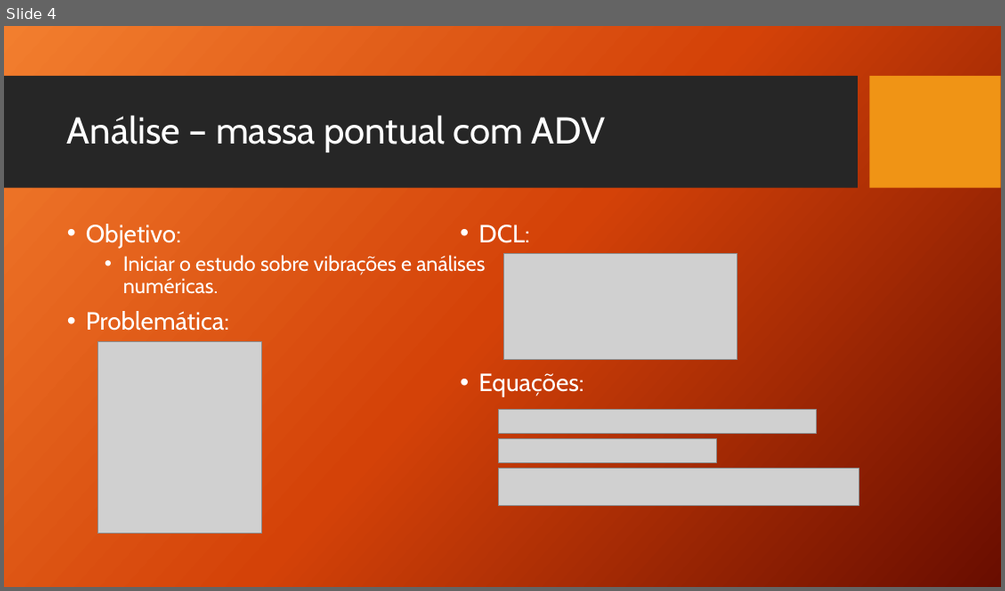
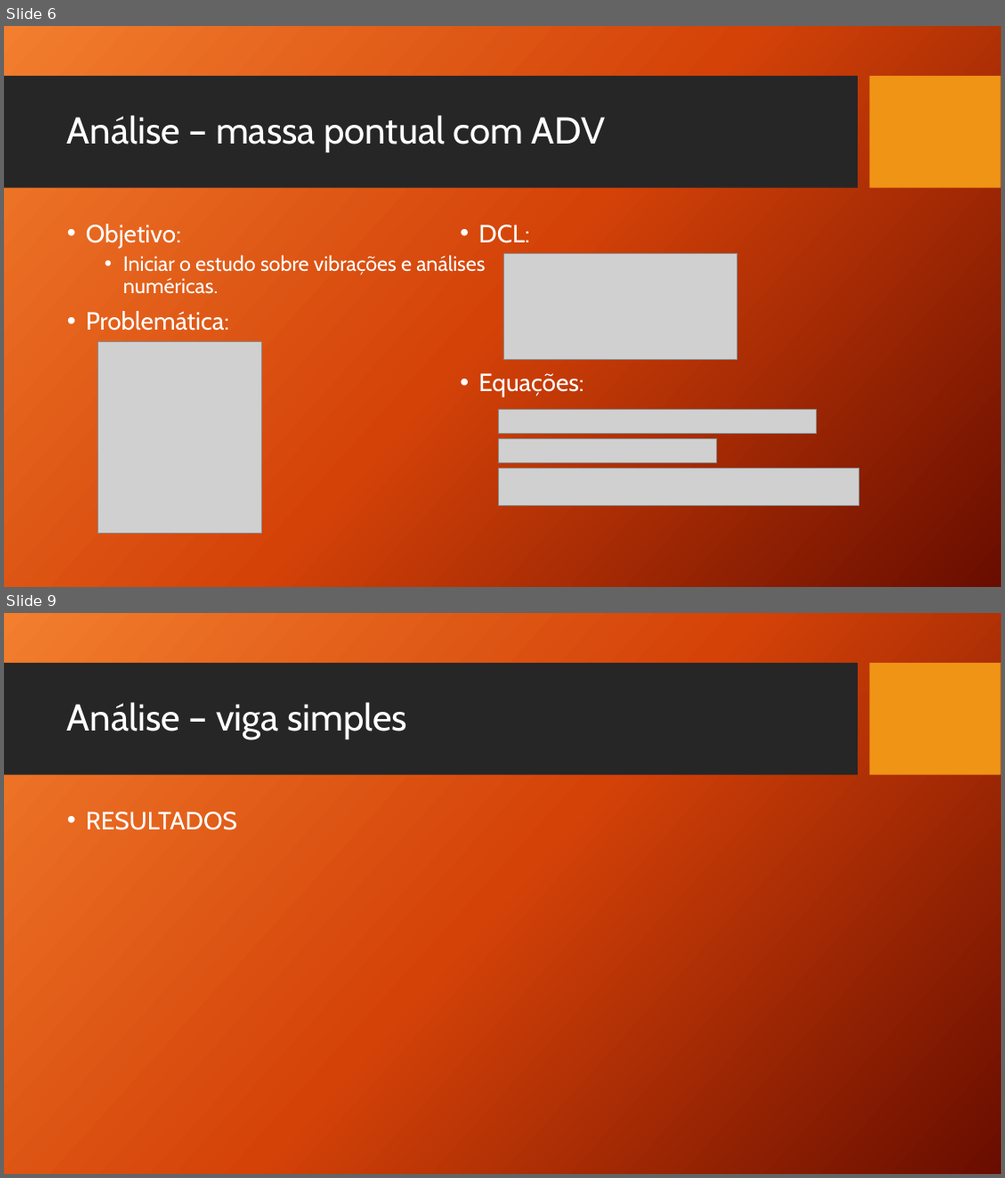
Before and after one commit to Meello/IC_Vibra-es, a slide deck: Apresentação/Iniciação científica em análise de vibrações em vigas.pptx. Shown one above the other, each under a label of ours: slide 4 before the commit, slides 6 and 9 after it; the slides between them are not shown. The pictures are 1005x591 and 1005x1178 pixels, drawn with LibreOffice and Linux fonts; fonts in the diff are those of the drawing; grey boxes stand for pictures; background and template pictures are left out. Boxes give left, top, right and bottom in pixels: in the first picture for what was removed or moved away, otherwise in the second. Text is boxed around its words. In the diff, an @@ line names an element or a change of style, - is before the commit and + after.

```diff
--- a/Apresentação/Iniciação científica em análise de vibrações em vigas.pptx
+++ b/Apresentação/Iniciação científica em análise de vibrações em vigas.pptx
@@ slide 9 added at [4, 613, 1001, 1174], background picture (left out); not listed: 2 template elements that a slide beside it also shows @@
@@ title added at [67, 702, 407, 739], 36 pt, text #FFFFFF @@
+Análise – viga simples
@@ text added at [86, 811, 237, 830], 24 pt, text #FFFFFF @@
+• RESULTADOS
@@ what was slide 4 is now slide 6 @@
```
Also in this commit, not shown: 4 slides changed, 4 other slides added, 3 other files.
